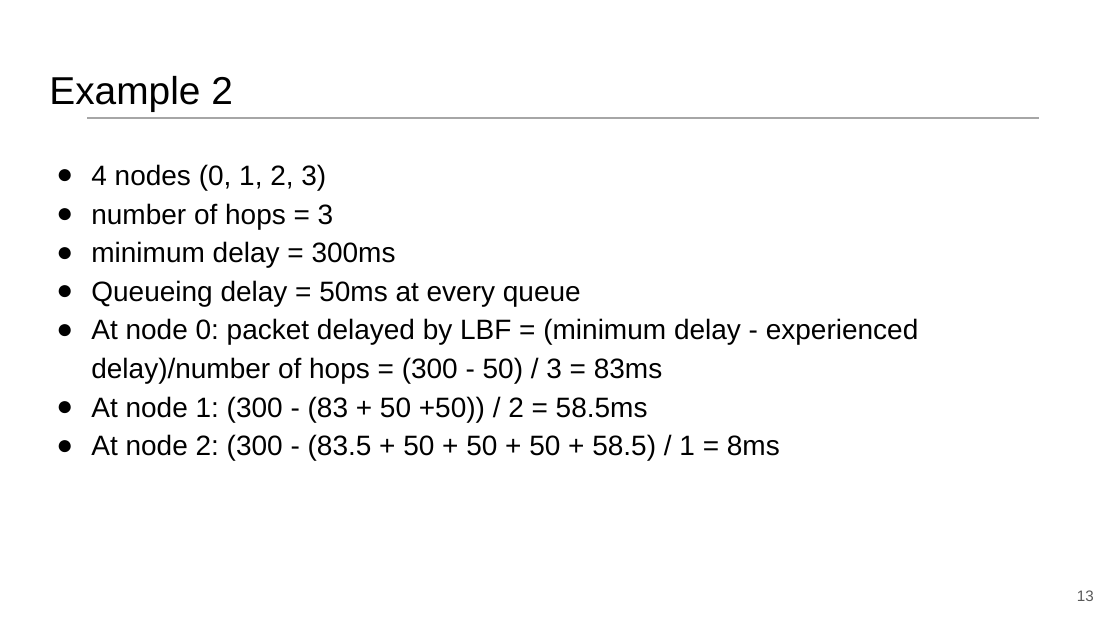
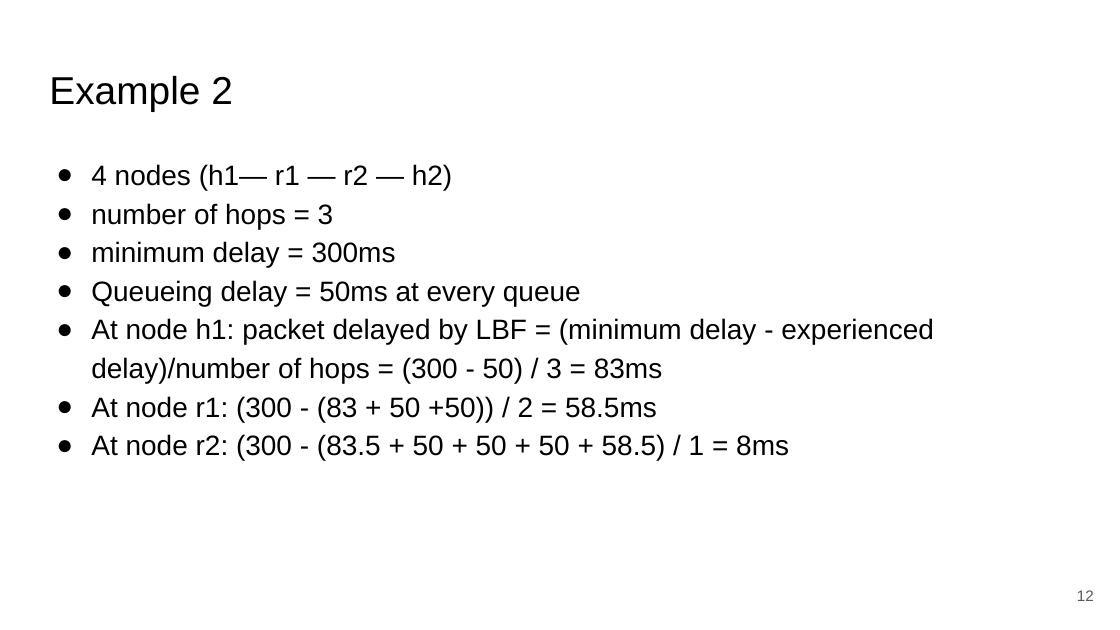
Before and after one commit to network2030/NewIP-Linux, a slide deck: slide 12 of docs/New IP Tutorial --Part-3.pptx (slide 13 before the commit). Drawn at 1120x630 pixels with LibreOffice and Linux fonts; fonts in the diff are those of the drawing. Boxes give left, top, right and bottom in pixels: in the first picture for what was removed or moved away, otherwise in the second. Text is boxed around its words. In the diff, an @@ line names an element or a change of style, - is before the commit and + after.

```diff
--- a/docs/New IP Tutorial --Part-3.pptx
+++ b/docs/New IP Tutorial --Part-3.pptx
@@ line removed from (87, 118) to (1040, 118) @@
@@ text at (91, 164, 452, 190): text changed @@
-● 4 nodes (0, 1, 2, 3)
+● 4 nodes (h1— r1 — r2 — h2)
@@ text at (91, 318, 934, 460): text changed @@
-● At node 0: packet delayed by LBF = (minimum delay - experienced delay)/number of hops = (300 - 50) / 3 = 83ms
-● At node 1: (300 - (83 + 50 +50)) / 2 = 58.5ms
-● At node 2: (300 - (83.5 + 50 + 50 + 50 + 58.5) / 1 = 8ms
+● At node h1: packet delayed by LBF = (minimum delay - experienced delay)/number of hops = (300 - 50) / 3 = 83ms
+● At node r1: (300 - (83 + 50 +50)) / 2 = 58.5ms
+● At node r2: (300 - (83.5 + 50 + 50 + 50 + 58.5) / 1 = 8ms
@@ page number at (1077, 590, 1094, 601): text changed @@
-13
+12
```
Also in this commit, not shown: 16 other slides changed, 1 slide added, 1 slide removed.
